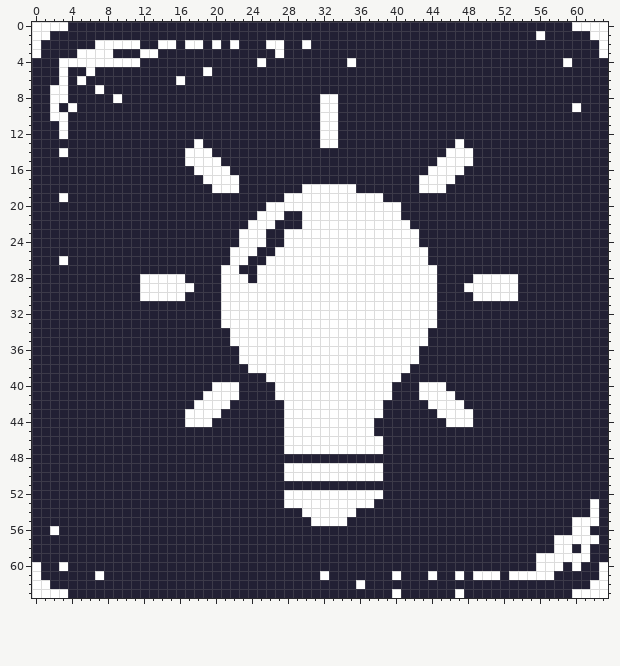
Edited in one commit: pixel-art file (design/activity.aseprite). The picture above was drawn from the file before the commit.
64x64 pixels, 1 frame.
After the commit:
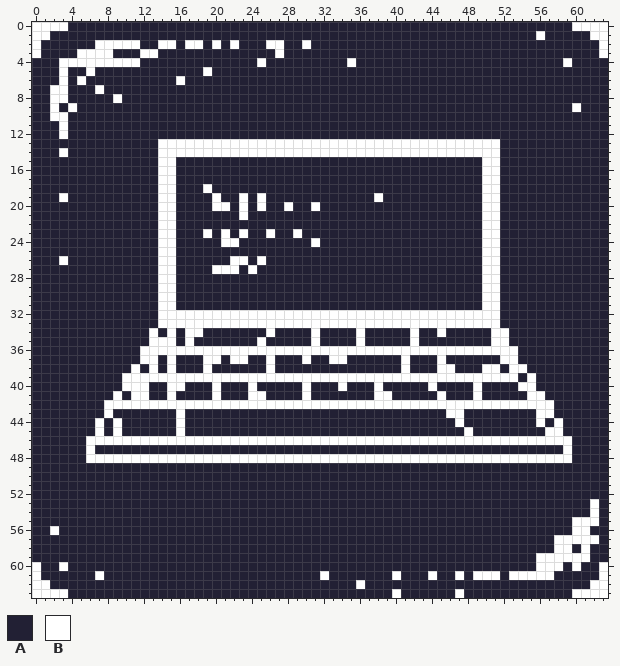
Palette (. is transparent): A #222034  B #ffffff
Difference:
layer "laptop" now shown
layer "create" now hidden
Changed rows in their new state; - is an unchanged pixel.
first column x 6:
 8 --------------------------AA--------------------------
 9 --------------------------AA--------------------------
10 --------------------------AA--------------------------
11 --------------------------AA--------------------------
12 --------------------------AA--------------------------
13 --------BBBB-BBBBBBBBBBBBB--BBBBBBBBBBBBB-BBBB--------
14 --------BBB---BBBBBBBBBBBBBBBBBBBBBBBBBB---BBB--------
15 --------BB-AAAA------------------------AAAA-BB--------
16 --------BB--AAAA----------------------AAAA--BB--------
17 --------BB---AAAA--------------------AAAA---BB--------
18 --------BB---BAAA-------AAAAAA-------AAA----BB--------
19 --------BB----B--B-B--AAAAAAAAAA------------BB--------
20 --------BB----BB-B-BAA-AA-AAAAAAAAA---------BB--------
21 --------BB-------B-AAA--AAAAAAAAAAA---------BB--------
22 --------BB--------AAA---AAAAAAAAAAAA--------BB--------
23 --------BB---B-B--AAB-A-AAAAAAAAAAAAA-------BB--------
24 --------BB-----BBAAA--AAA-AAAAAAAAAAA-------BB--------
25 --------BB------AAA--AAAAAAAAAAAAAAAAA------BB--------
26 --------BB---------BAAAAAAAAAAAAAAAAAA------BB--------
27 --------BB----B---BAAAAAAAAAAAAAAAAAAAA-----BB--------
28 ------AA--A----AAA-AAAAAAAAAAAAAAAAAAAA----A--AA------
29 ------AA--AA---AAAAAAAAAAAAAAAAAAAAAAAA---AA--AA------
30 ------AA--A----AAAAAAAAAAAAAAAAAAAAAAAA----A--AA------
31 --------BB-----AAAAAAAAAAAAAAAAAAAAAAAA-----BB--------
32 --------BBBBBBB------------------------BBBBBBB--------
33 --------BBBBBBB------------------------BBBBBBB--------
34 -------B-B-BB---AAAA-AAAA-AAAA-AAAAA-A-B-----BB-------
35 -------BBB-B----AAA-AAAAA-AAAA-AAAAA-A-------BB-------
36 ------BBBBBBBBBBB--------------------BBBBBBBBBBB------
37 ------BB-B---BB-B-AA-AAA-AA--AAAAAA-A--B------BB------
38 -----B-B-B---B----AA-AAAAAAAAAAAAAA----BB---BB-BB-----
39 ----BBBBBBBBBBBBBBBB---------------BBBBBBBBBBBBB-B----
40 ----BBB--BB----AA-B--AAA-AAA-AAA-A---A-A---B----BB----
41 ---B-BB--B---A-AA-BB-AAA-AAAAAAA-----AA-A--B-----BB---
42 --BBBBBBBBBB----BBBBBB-----------BBBBB----BBBBBBBBBB--
43 --B-------BAAAA-------AAAAAAAAAAA------A--A-------BB--
44 -B-B------BAAA--------AAAAAAAAAA--------A-A-------B-B-
45 -B-B------B-----------AAAAAAAAAA----------B--------BB-
46 BBBBBBBBBBBBBBBBBBBBBB-----------BBBBBBBBBBBBBBBBBBBBB
47 B---------------------AAAAAAAAAAA--------------------B
48 BBBBBBBBBBBBBBBBBBBBBBBBBBBBBBBBBBBBBBBBBBBBBBBBBBBBBB
49 ----------------------AAAAAAAAAAA---------------------
50 ----------------------AAAAAAAAAAA---------------------
52 ----------------------AAAAAAAAAAA---------------------
53 ----------------------AAAAAAAAAA----------------------
54 ------------------------AAAAAA------------------------
55 -------------------------AAAA-------------------------
Pixel boxes of the changes (left, top, right, bottom) in both pictures:
changed: (86, 94, 572, 526)
